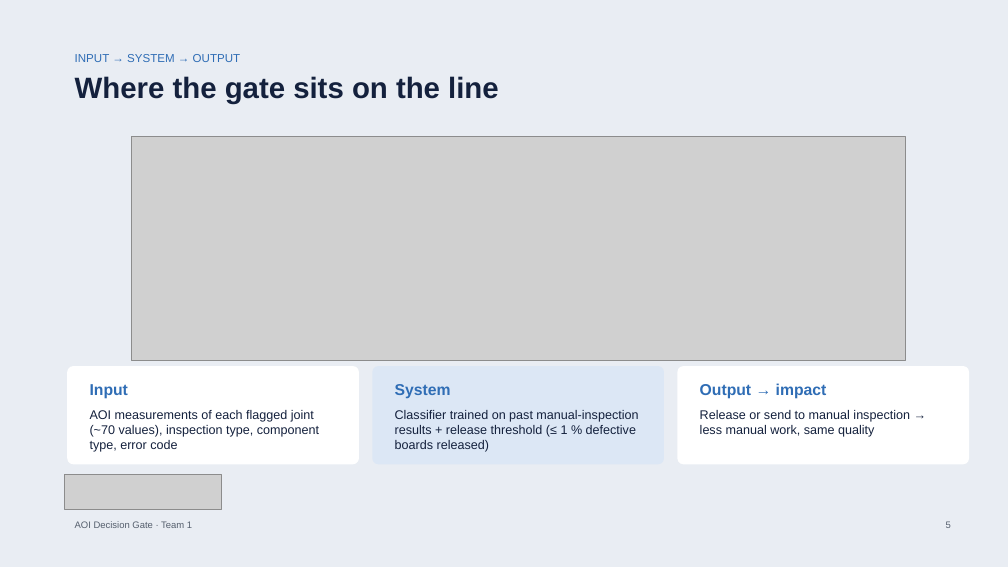
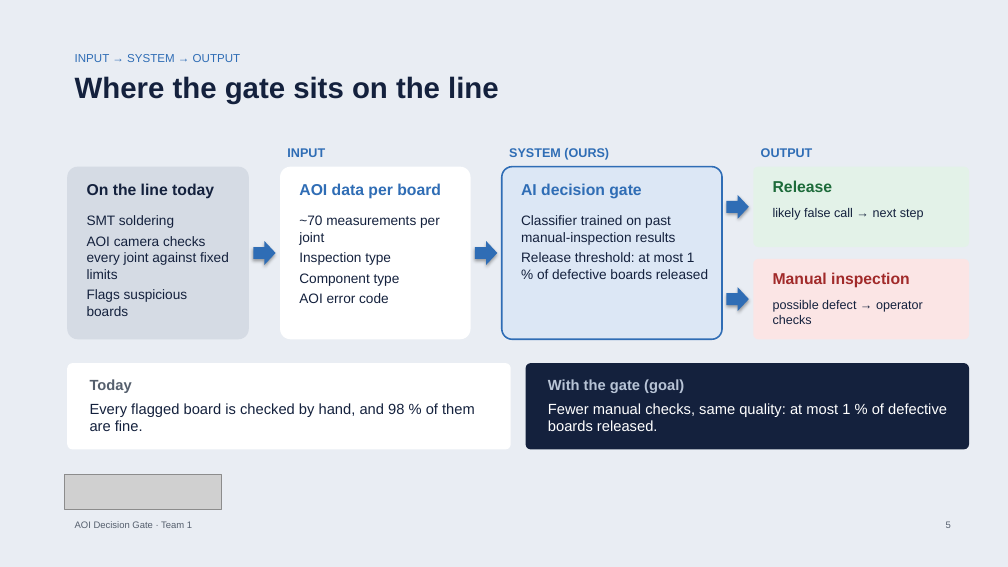
Before and after one commit to bodhi584/aoi-decision-gate, a slide deck: slide 5 of docs/slides_revised_topic.pptx. Drawn at 1008x567 pixels with LibreOffice and Linux fonts; fonts in the diff are those of the drawing; grey boxes stand for pictures. Boxes give left, top, right and bottom in pixels: in the first picture for what was removed or moved away, otherwise in the second. Text is boxed around its words. In the diff, an @@ line names an element or a change of style, - is before the commit and + after.

Commit message:
Slides: clearer Input-System-Output page

```diff
--- a/docs/slides_revised_topic.pptx
+++ b/docs/slides_revised_topic.pptx
@@ picture removed at [132,137,906,361] @@
@@ text at [287,148,325,157]: text changed; size 15 to 12 pt @@
-Input
+INPUT
@@ text at [509,148,609,160]: text changed; size 15 to 12 pt @@
-System
+SYSTEM (OURS)
@@ text at [761,148,813,157]: text changed; size 15 to 12 pt @@
-Output → impact
+OUTPUT
@@ rounded rectangle added at [67,166,249,339], fill #D5DBE4 @@
@@ rounded rectangle added at [280,166,470,339], fill #FFFFFF @@
@@ rounded rectangle added at [502,166,722,339], fill #DCE7F5, outline #2F6DB5 1.5 pt @@
@@ rounded rectangle added at [753,166,969,247], fill #E3F2E8 @@
@@ text added at [87,183,214,199], 15 pt, text #14213D, bold @@
+On the line today
@@ text added at [299,183,441,199], 15 pt, text #2F6DB5, bold @@
+AOI data per board
@@ text added at [521,183,641,199], 15 pt, text #2F6DB5, bold @@
+AI decision gate
@@ right arrow added at [727,195,749,219], fill #2F6DB5 @@
@@ text added at [773,180,832,192], 15 pt, text #1D6B3A, bold @@
+Release
@@ text added at [773,208,924,220], 12 pt, text #14213D @@
+likely false call → next step
@@ text added at [87,215,229,316], 13 pt, text #14213D @@
+SMT soldering
+AOI camera checks every joint against fixed limits
+Flags suspicious boards
@@ text at [299,215,440,303]: text changed; size 12 to 13 pt @@
-AOI measurements of each flagged joint (~70 values), inspection type, component type, error code
+~70 measurements per joint
+Inspection type
+Component type
+AOI error code
@@ text at [521,215,708,279]: text changed; size 12 to 13 pt @@
-Classifier trained on past manual-inspection results + release threshold (≤ 1 % defective boards released)
+Classifier trained on past manual-inspection results
+Release threshold: at most 1 % of defective boards released
@@ right arrow added at [253,241,276,265], fill #2F6DB5 @@
@@ right arrow added at [475,241,498,265], fill #2F6DB5 @@
@@ rounded rectangle added at [753,259,969,340], fill #FBE5E5 @@
@@ right arrow added at [727,287,749,311], fill #2F6DB5 @@
@@ text added at [773,272,910,288], 15 pt, text #A12A2A, bold @@
+Manual inspection
@@ text added at [773,300,923,324], 12 pt, text #14213D @@
+possible defect → operator checks
@@ rounded rectangle: place and size @@
-rounded rectangle at [67,366,359,464]
+rounded rectangle at [67,363,511,449]
@@ text added at [90,379,132,393], 14 pt, text #555F6D, bold @@
+Today
@@ rounded rectangle removed at [373,366,665,464] @@
@@ rounded rectangle: place and size @@
-rounded rectangle at [678,366,969,464]
+rounded rectangle at [526,363,969,449]
@@ rounded rectangle at [526,363,969,449]: fill #FFFFFF to #14213D @@
@@ text added at [548,379,684,393], 14 pt, text #B8C4D6, bold @@
+With the gate (goal)
@@ text added at [90,403,475,431], 14 pt, text #14213D @@
+Every flagged board is checked by hand, and 98 % of them are fine.
@@ text added at [548,403,947,431], 14 pt, text #FFFFFF @@
+Fewer manual checks, same quality: at most 1 % of defective boards released.
@@ text removed at [700,410,910,437] @@
-Release or send to manual inspection → less manual work, same quality
```
Also in this commit, not shown: 1 other file.
